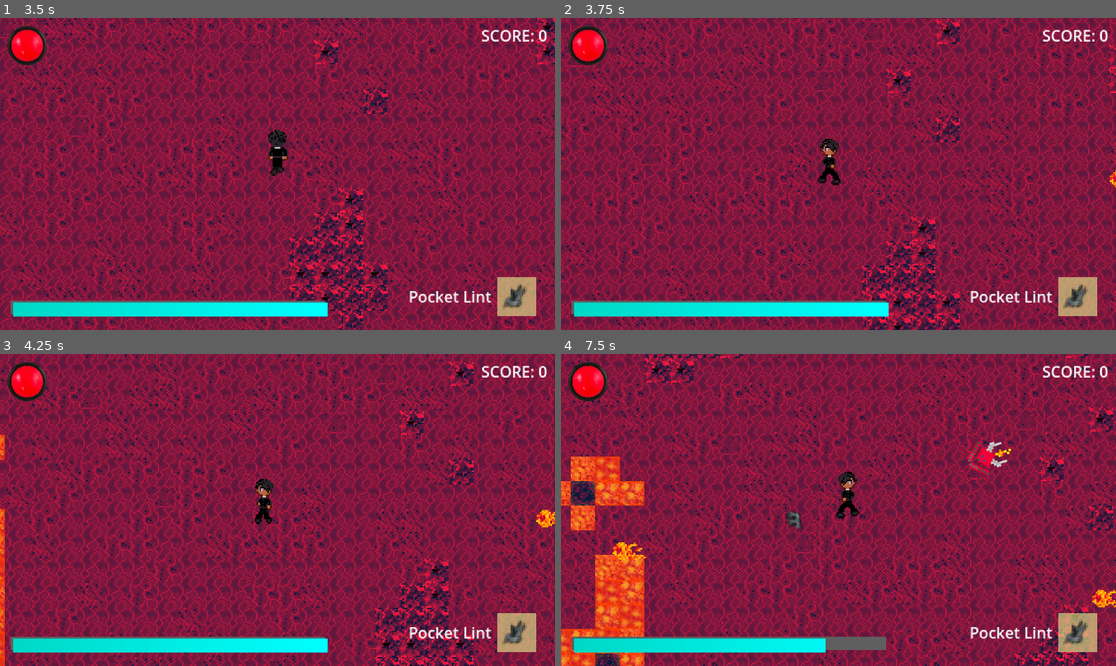
Above: before the commit, frames 1-4 (two rows, left to right).
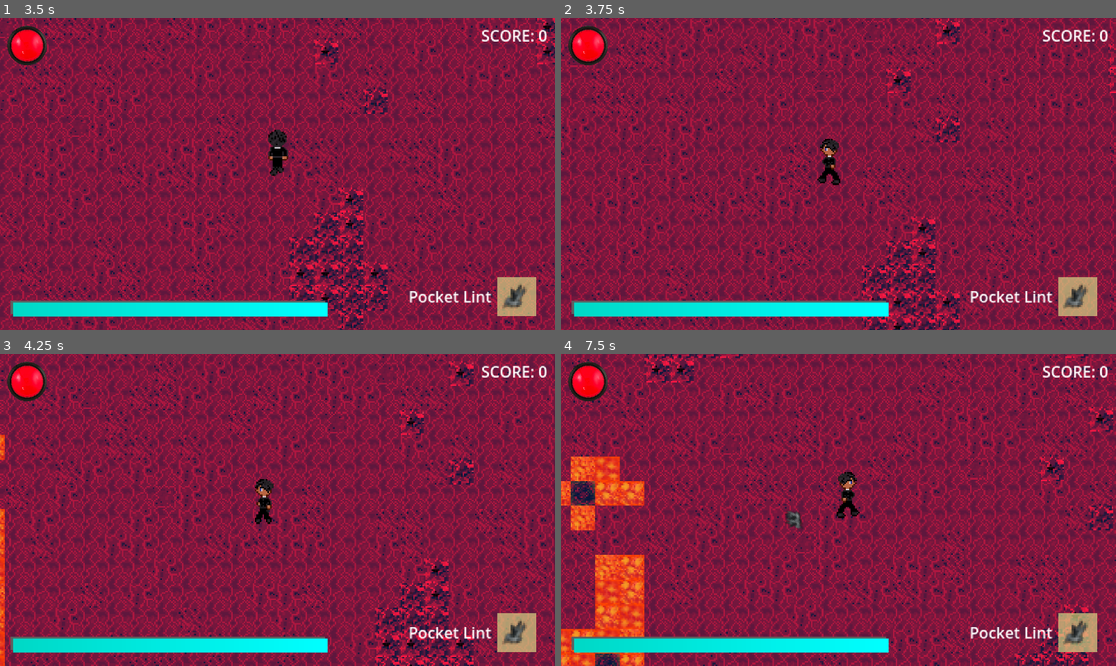
Above: after the commit, the same moments.

Repository: romanpopp/game-jam-2024
Game: Godot game, scene res://main.tscn
Two runs of this game, one before a commit and one after it. Both use one fixed random seed, a clock stepped at 60 frames per second and the inputs below.
Inputs (mouse positions are in pixels of both pictures, inside the frame that each line leads up to):
- Up to frame 1 (3.5 s): tap Enter at 0.5 s; move the mouse to (399, 158) at 0.52 s; hold D (right) 0.53-1.28 s; hold Space (dodge) 0.53-1.28 s; move the mouse to (166, 189) at 1.27 s; hold S (down) 1.28-2.03 s; click (166, 189) at 1.35 s; move the mouse to (333, 105) at 2.02 s; hold D (right) 2.03-2.78 s; hold Space (dodge) 2.03-2.78 s; move the mouse to (249, 236) at 2.77 s; hold W (up) from 2.78 s (still down); click (249, 236) at 2.85 s
- Up to frame 2 (3.75 s): move the mouse to (1005, 220) at 3.52 s; release W (up) at 3.53 s; hold A (left) from 3.53 s (still down); hold Space (dodge) from 3.53 s (still down)
- Up to frame 3 (4.25 s): keep holding A (left); keep holding Space (dodge)
- Up to frame 4 (7.5 s): move the mouse to (672, 463) at 4.27 s; release Space (dodge) at 4.28 s; click (672, 463) at 4.35 s; move the mouse to (866, 510) at 5.02 s; release A (left) at 5.03 s; hold S (down) 5.03-5.78 s; hold Space (dodge) 5.03-5.78 s; move the mouse to (755, 432) at 5.77 s; hold D (right) 5.78-6.53 s; click (755, 432) at 5.85 s; move the mouse to (960, 494) at 6.52 s; hold W (up) 6.53-7.28 s; hold Space (dodge) 6.53-7.28 s; move the mouse to (727, 525) at 7.27 s; hold D (right) from 7.28 s (still down); click (727, 525) at 7.35 s

Frame 1 is identical in both runs. In frame 2, less than 0.1% of the frame differs, in the area x 98-100%, y 48-55%; in frame 3, 0.2%; in frame 4, 1.3%, in the area x 9-100%, y 28-96%.

Commit message:
It's 91% Battery

Diff:
--- a/logic/main.gd
+++ b/logic/main.gd
@@ -11,16 +11,18 @@
 
 var player: CharacterBody2D
 var tiles: TileMap
+var hud
 var last_nonzero_input_vector: Vector2 = Vector2(0, 0)
 var frames_until_enemy_spawn = 0
-var enemys_until_ranged = 0
+var enemys_until_ranged = 20
 var frames_until_item_spawn = 0
 
 func _ready():
 	player = get_node("Player")
 	tiles = get_node("Tiles")
+	hud = get_node("HUD")
 
-func _process(delta):
+func _physics_process(delta):
 	var input_vector: Vector2 = Input.get_vector("left", "right", "up", "down")
 	if input_vector == Vector2(0, 0):
 		return
@@ -36,7 +38,7 @@
 		var new_enemy
 		if enemys_until_ranged == 0:
 			new_enemy = ranged_enemy_scene.instantiate()
-			enemys_until_ranged = 10
+			enemys_until_ranged = 20
 		else:
 			new_enemy = enemy_scene.instantiate()
 			enemys_until_ranged -= 1
@@ -67,8 +69,8 @@
 		add_child(new_pickup)
 
 	if (frames_until_enemy_spawn == 0):
-		frames_until_enemy_spawn = 100
+		frames_until_enemy_spawn = 80 - max(10, hud.score / 100)
 	if (frames_until_item_spawn == 0):
-		frames_until_item_spawn = 400
+		frames_until_item_spawn = 120
 	frames_until_enemy_spawn -= 1
 	frames_until_item_spawn -= 1
--- a/logic/terrain.gd
+++ b/logic/terrain.gd
@@ -61,13 +61,13 @@
 func generate_tile(tile_pos):
 	loaded_tiles[tile_pos] = null
 	if has_rock(tile_pos):
-		set_cell(0, tile_pos, randi_range(10, 11), Vector2(0, 0), 0)
+		set_cell(0, tile_pos, randi_range(10, 11), Vector2(0, 0))
 		set_collision_for_tile(tile_static_body, tile_pos)
 	elif has_rare_rock(tile_pos):
-		set_cell(0, tile_pos, randi_range(30, 31), Vector2(0, 0), 0)
+		set_cell(0, tile_pos, randi_range(30, 31), Vector2(0, 0))
 		set_collision_for_tile(tile_static_body, tile_pos)
 	elif has_lava(tile_pos):
-		set_cell(0, tile_pos, randi_range(20, 22), Vector2(0, 0), 0)
+		set_cell(0, tile_pos, randi_range(20, 22), Vector2(0, 0))
 		set_collision_for_tile(lava_area, tile_pos)
 	else:
 		set_tile_floor(tile_pos)
--- a/main.tscn
+++ b/main.tscn
@@ -157,11 +157,31 @@
 
 [sub_resource type="TileSetAtlasSource" id="TileSetAtlasSource_c3bvd"]
 texture = ExtResource("5_h1scr")
-0:0/0 = 0
+0:0/next_alternative_id = 5
+0:0/0 = 0
+0:0/2 = 2
+0:0/2/flip_h = true
+0:0/2/flip_v = true
+0:0/3 = 3
+0:0/3/flip_v = true
+0:0/3/transpose = true
+0:0/1 = 1
+0:0/1/flip_h = true
+0:0/1/transpose = true
 
 [sub_resource type="TileSetAtlasSource" id="TileSetAtlasSource_0txyw"]
 texture = ExtResource("6_x5n4s")
-0:0/0 = 0
+0:0/next_alternative_id = 4
+0:0/0 = 0
+0:0/1 = 1
+0:0/1/flip_h = true
+0:0/1/flip_v = true
+0:0/2 = 2
+0:0/2/flip_h = true
+0:0/2/transpose = true
+0:0/3 = 3
+0:0/3/flip_v = true
+0:0/3/transpose = true
 
 [sub_resource type="TileSetAtlasSource" id="TileSetAtlasSource_l2p6k"]
 texture = ExtResource("6_hvrxi")
@@ -169,15 +189,36 @@
 
 [sub_resource type="TileSetAtlasSource" id="TileSetAtlasSource_ab41h"]
 texture = ExtResource("7_4r04p")
-0:0/0 = 0
+0:0/next_alternative_id = 4
+0:0/0 = 0
+0:0/1 = 1
+0:0/1/flip_h = true
+0:0/2 = 2
+0:0/2/transpose = true
+0:0/3 = 3
+0:0/3/flip_v = true
 
 [sub_resource type="TileSetAtlasSource" id="TileSetAtlasSource_27lct"]
 texture = ExtResource("8_gakec")
-0:0/0 = 0
+0:0/next_alternative_id = 4
+0:0/0 = 0
+0:0/1 = 1
+0:0/1/flip_v = true
+0:0/2 = 2
+0:0/2/transpose = true
+0:0/3 = 3
+0:0/3/flip_h = true
 
 [sub_resource type="TileSetAtlasSource" id="TileSetAtlasSource_cn1o2"]
 texture = ExtResource("9_yfu4m")
-0:0/0 = 0
+0:0/next_alternative_id = 4
+0:0/0 = 0
+0:0/1 = 1
+0:0/1/flip_h = true
+0:0/2 = 2
+0:0/2/transpose = true
+0:0/3 = 3
+0:0/3/flip_v = true
 
 [sub_resource type="TileSetAtlasSource" id="TileSetAtlasSource_kvrjc"]
 texture = ExtResource("5_k1w0c")
@@ -185,11 +226,28 @@
 
 [sub_resource type="TileSetAtlasSource" id="TileSetAtlasSource_8kx7k"]
 texture = ExtResource("11_tvixc")
-0:0/0 = 0
+0:0/next_alternative_id = 4
+0:0/0 = 0
+0:0/1 = 1
+0:0/1/flip_h = true
+0:0/2 = 2
+0:0/2/flip_v = true
+0:0/3 = 3
+0:0/3/transpose = true
 
 [sub_resource type="TileSetAtlasSource" id="TileSetAtlasSource_wm1wv"]
 texture = ExtResource("12_i540a")
-0:0/0 = 0
+0:0/next_alternative_id = 4
+0:0/0 = 0
+0:0/1 = 1
+0:0/1/flip_h = true
+0:0/1/transpose = true
+0:0/2 = 2
+0:0/2/flip_v = true
+0:0/2/transpose = true
+0:0/3 = 3
+0:0/3/flip_h = true
+0:0/3/flip_v = true
 
 [sub_resource type="TileSet" id="TileSet_2u8b1"]
 sources/0 = SubResource("TileSetAtlasSource_kwypq")
